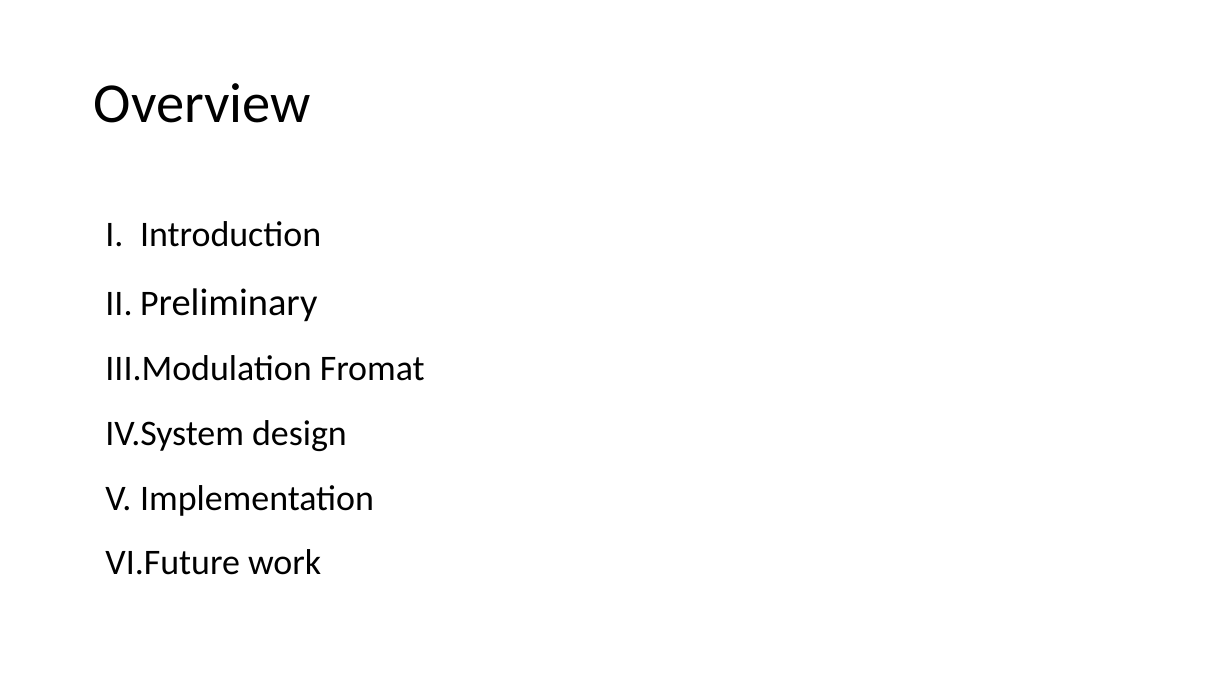
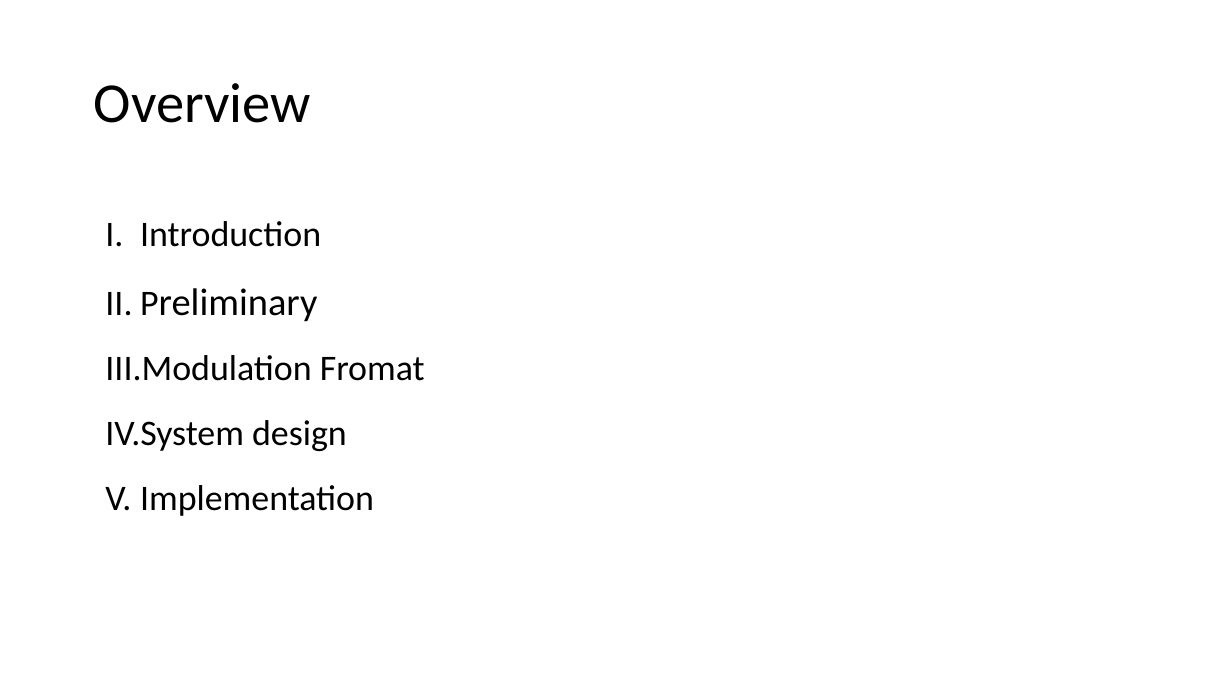
Before and after one commit to as468579/Intelligent-Vehicles-Introduction, a slide deck: slide 2 of final/智慧型汽車期末報告.pptx. Drawn at 1232x693 pixels with LibreOffice and Linux fonts; fonts in the diff are those of the drawing. Boxes give left, top, right and bottom in pixels: in the first picture for what was removed or moved away, otherwise in the second. Text is boxed around its words. In the diff, an @@ line names an element or a change of style, - is before the commit and + after.

```diff
--- a/final/智慧型汽車期末報告.pptx
+++ b/final/智慧型汽車期末報告.pptx
@@ text at box(105, 549, 321, 575): paragraph removed @@
-VI. Future work
```
Also in this commit, not shown: 4 other slides changed, 19 slides added, 4 slides removed, 1 other file.
